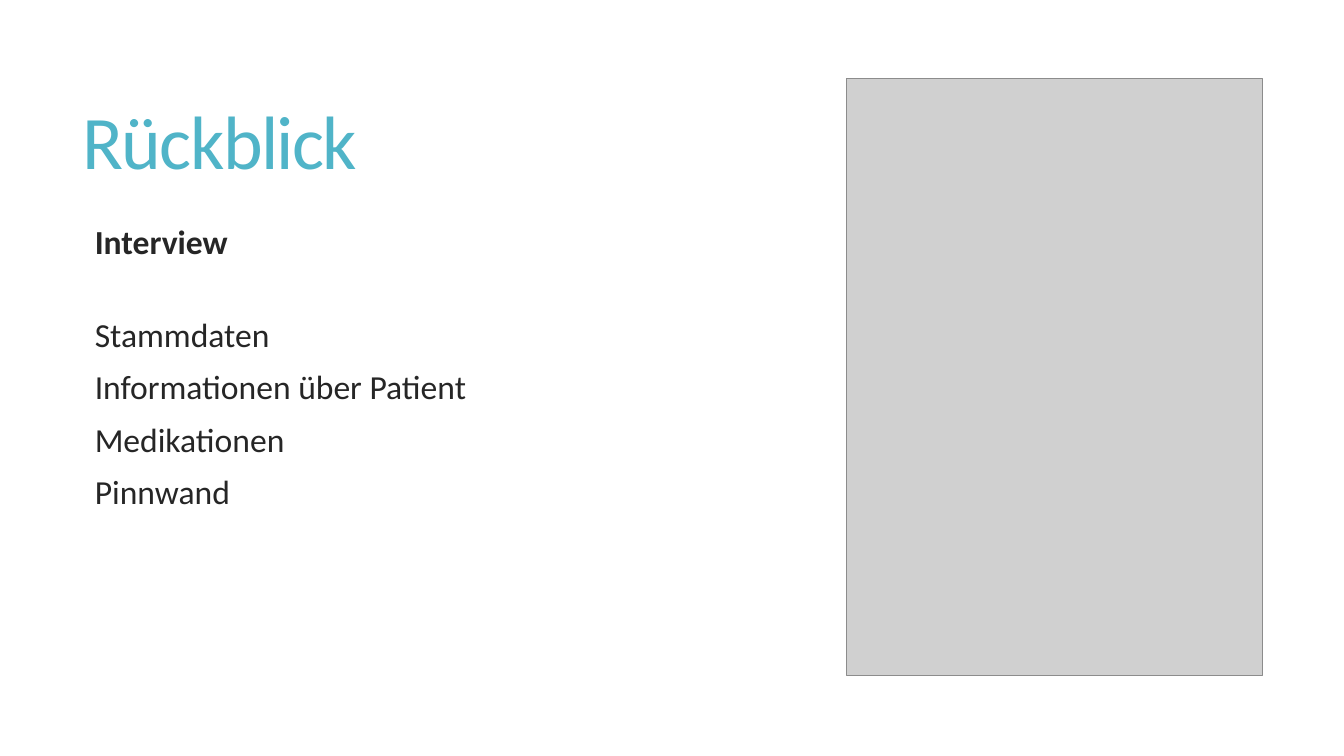
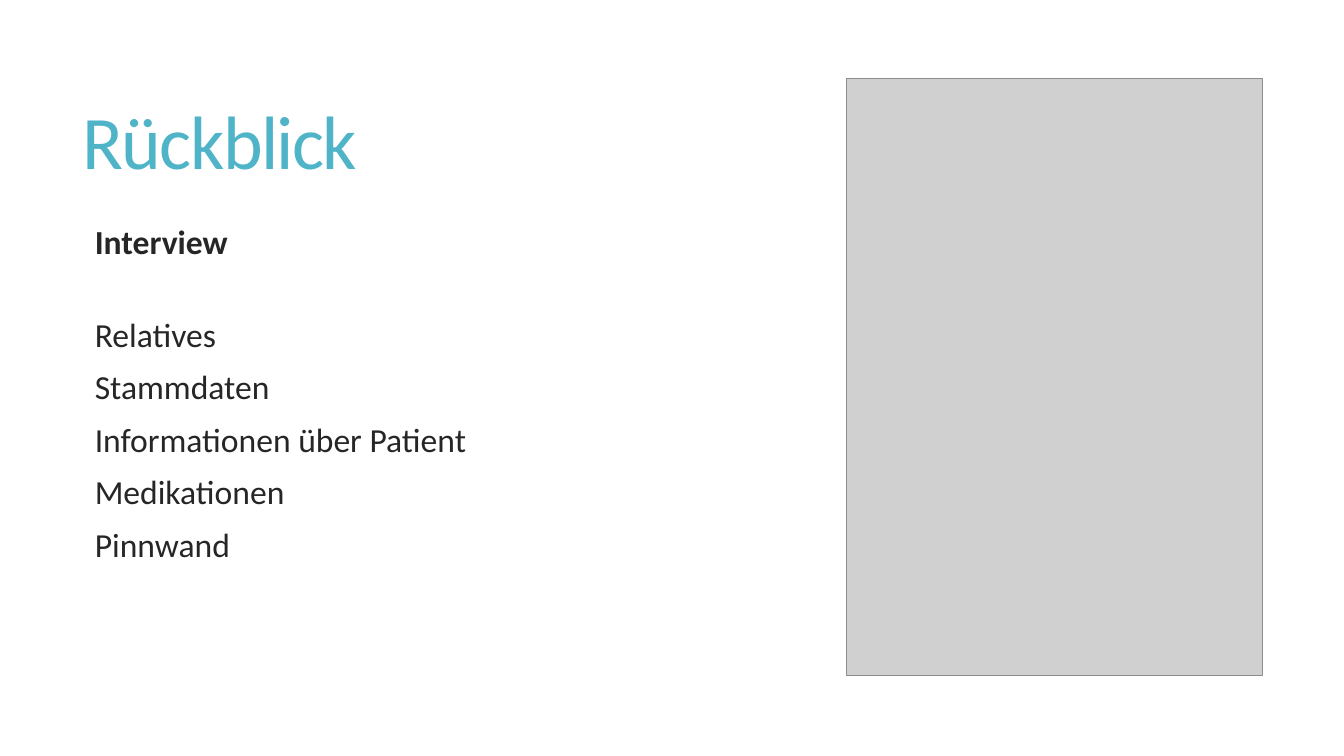
Before and after one commit to wirtj1/relatives, a slide deck: slide 3 of Orange/doc/CS01/task14/FinalPresentation.pptx (slide 4 before the commit). Drawn at 1344x756 pixels with LibreOffice and Linux fonts; fonts in the diff are those of the drawing; grey boxes stand for pictures. Boxes give left, top, right and bottom in pixels: in the first picture for what was removed or moved away, otherwise in the second. Text is boxed around its words. In the diff, an @@ line names an element or a change of style, - is before the commit and + after.

```diff
--- a/Orange/doc/CS01/task14/FinalPresentation.pptx
+++ b/Orange/doc/CS01/task14/FinalPresentation.pptx
@@ text at bbox=[95, 323, 216, 348]: paragraph added @@
+  Relatives
```
Also in this commit, not shown: 5 other slides changed, 2 slides removed.
